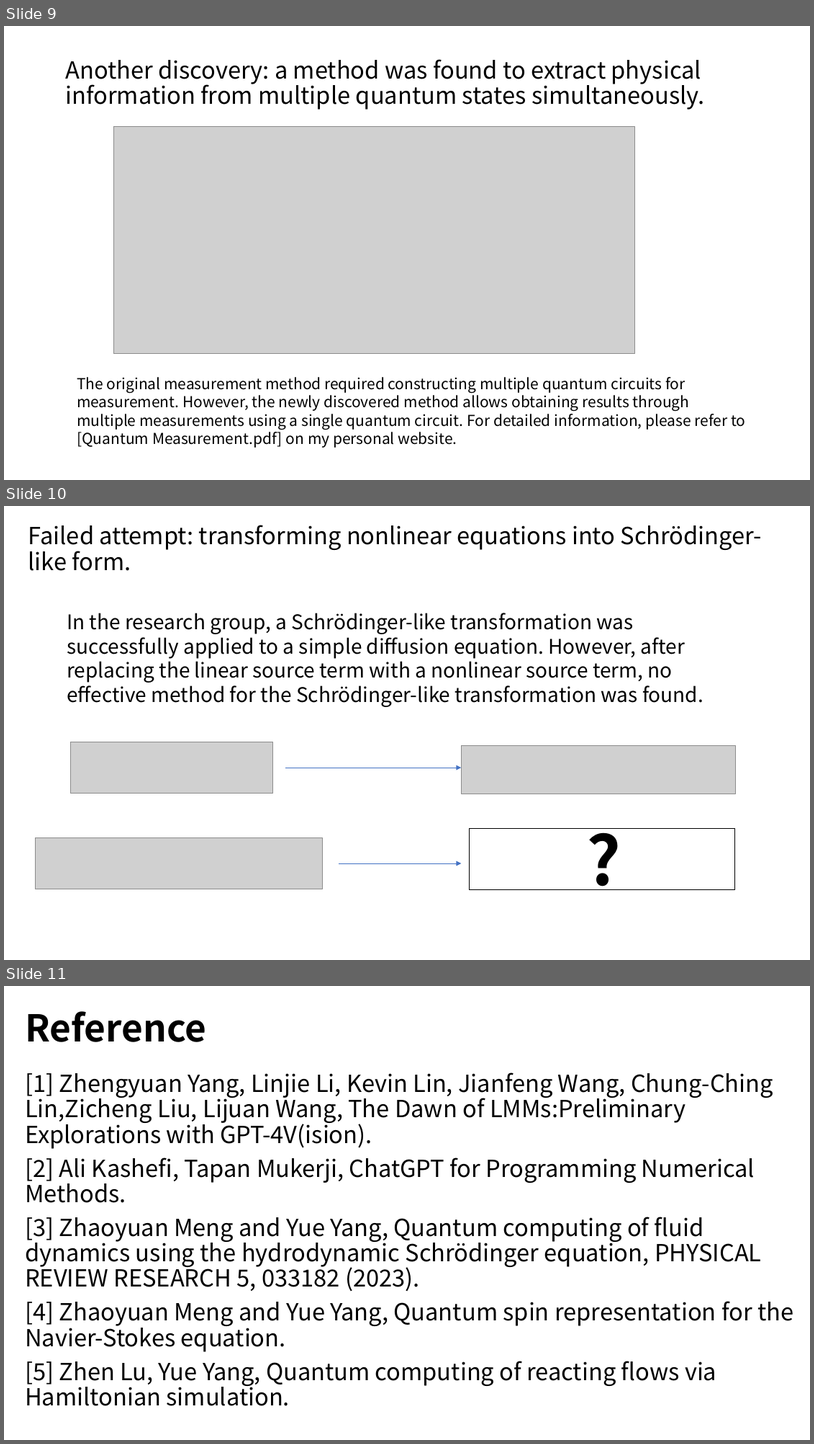
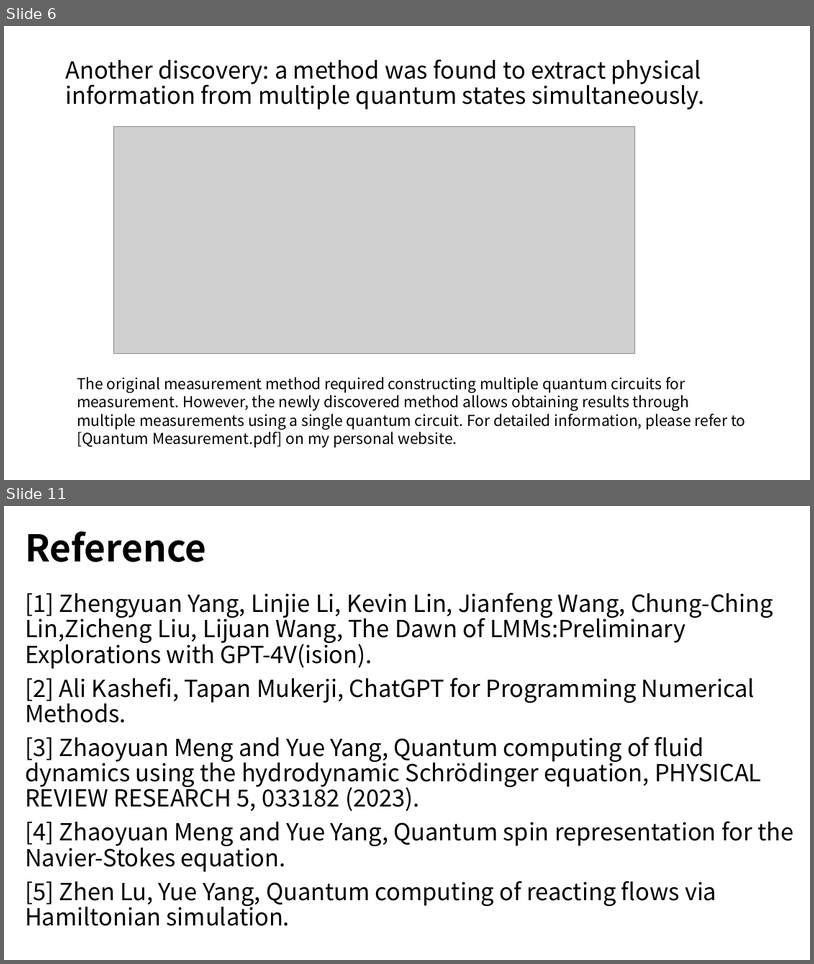
Before and after one commit to yangziang03/yangziang03.github.io, a slide deck: mypaper/thesis/Research2.pptx. Shown one above the other, each under a label of ours: slides 9, 10 and 11 before the commit, slides 6 and 11 after it; the slides between them are not shown. The pictures are 814x1444 and 814x964 pixels, drawn with LibreOffice and Linux fonts; fonts in the diff are those of the drawing; grey boxes stand for pictures. Boxes give left, top, right and bottom in pixels: in the first picture for what was removed or moved away, otherwise in the second. Text is boxed around its words. In the diff, an @@ line names an element or a change of style, - is before the commit and + after.

```diff
--- a/mypaper/thesis/Research2.pptx
+++ b/mypaper/thesis/Research2.pptx
@@ slide 10 removed at [4,506,810,960], background #FFFFFF @@
@@ title removed at [28,525,762,571] @@
-Failed attempt: transforming nonlinear equations into Schrödinger-like form.
@@ text removed at [67,613,704,707] @@
-In the research group, a Schrödinger-like transformation was successfully applied to a simple diffusion equation. However, after replacing the linear source term with a nonlinear source term, no effective method for the Schrödinger-like transformation was found.
@@ picture removed at [70,742,273,793] @@
@@ picture removed at [461,746,736,793] @@
@@ arrow removed from (286, 767) to (461, 767) @@
@@ rectangle removed at [470,829,736,890] @@
@@ text removed at [581,815,684,903] @@
-?
@@ picture removed at [35,837,322,888] @@
@@ text removed at [578,833,790,894] @@
-?
@@ arrow removed from (339, 864) to (461, 864) @@
@@ what was slide 9 is now slide 6 @@
```
Also in this commit, not shown: 2 slides changed, 5 slides added, 4 other slides removed, 1 other file.
